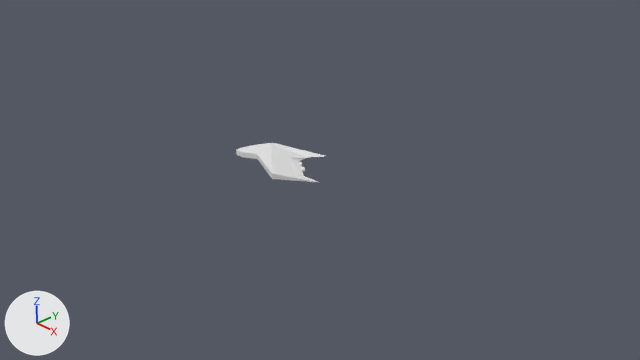
The Blender file tri/tri.blend as it was, and as the next commit left it.
Before and after are seen from the file's camera 'Camera'. The axes (+X, +Y, +Z) are drawn at lower left. The lights are the same throughout.
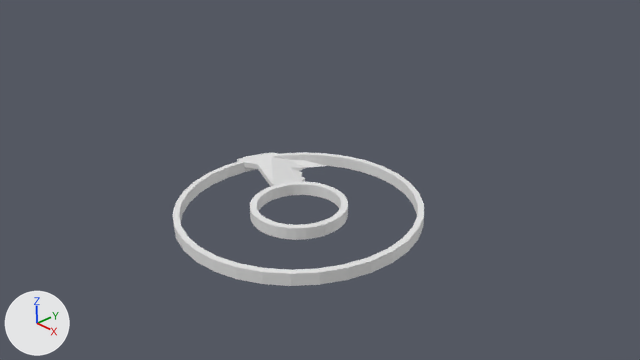
Commit message: Add Wing

Changed parts and their boxes (x1, y1, x2, y2) in the pictures (640 x 360 px):
'Circle', shown
    after: (173, 152, 424, 286)
'Cube', moved
    before: (236, 143, 325, 183)
    after: (237, 153, 326, 186)

What the commit changed:
Object 'Cube' (ob_cube) moves from (-1.02, -0.59, 0.0) to (-1.02, -0.59, -0.2).
Object 'Circle' (ob_circle) is now shown.
